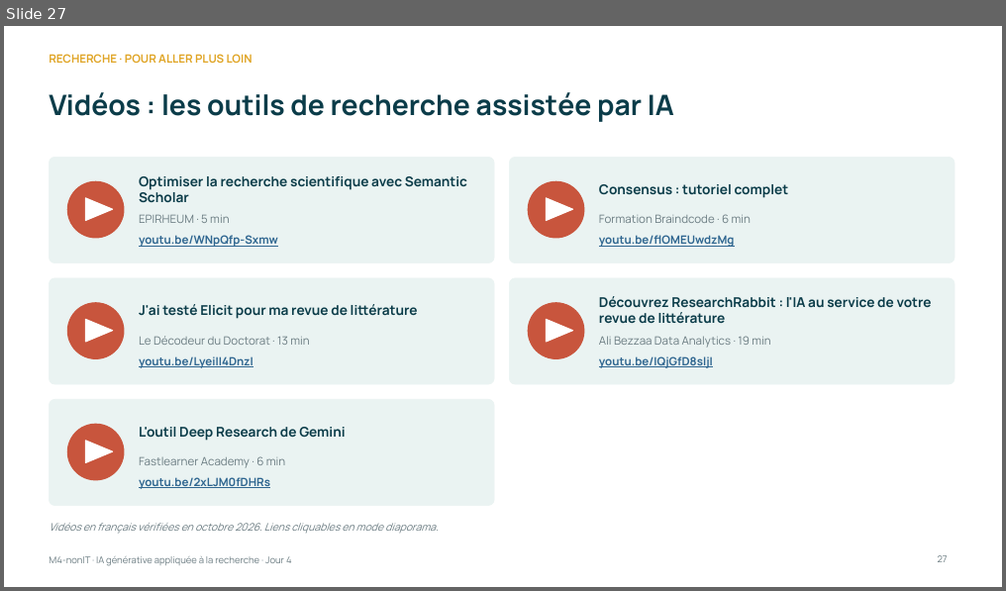
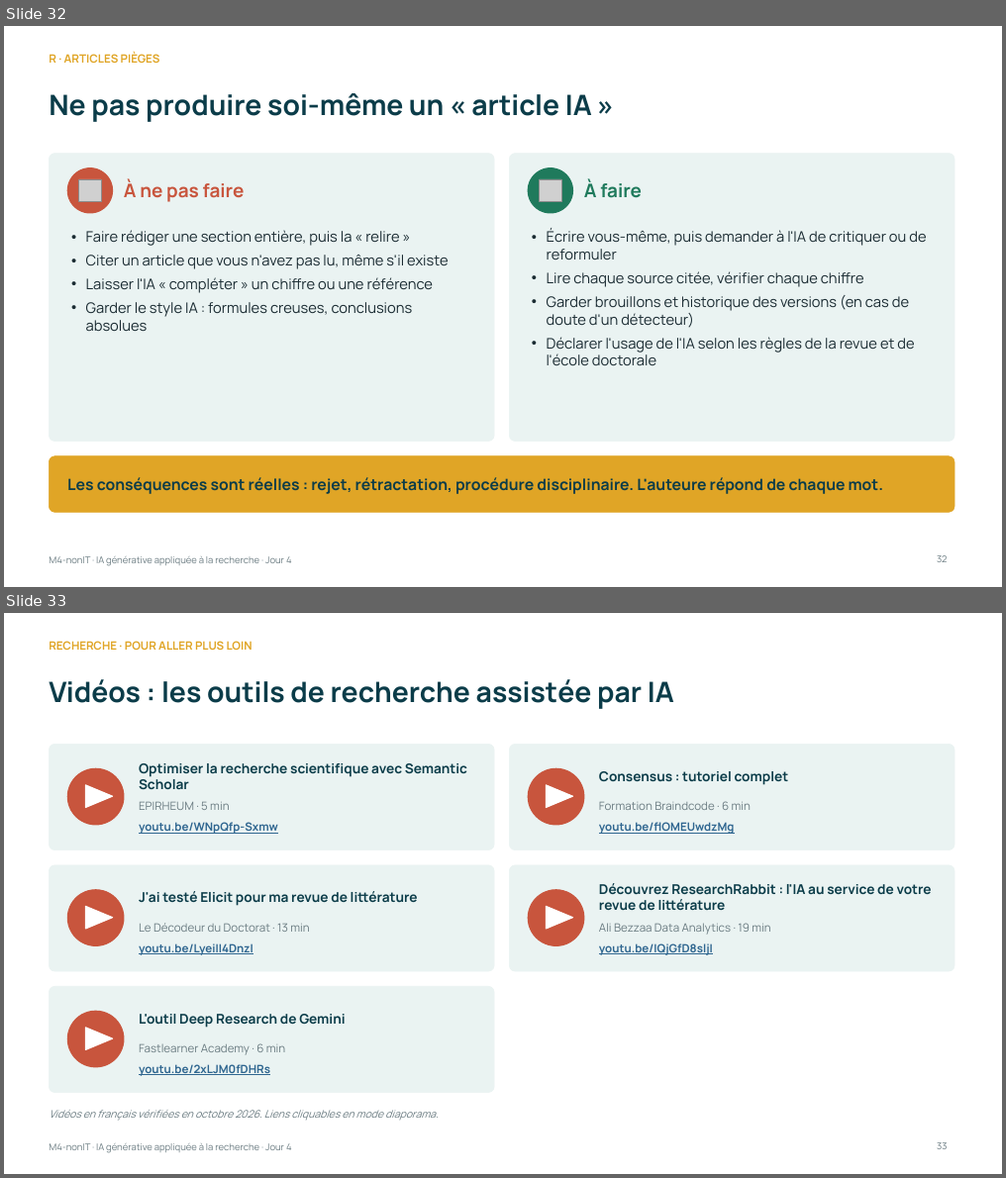
Before and after one commit to Amevi-isi/formation-chercheur-univ, a slide deck: module4_nonIT/M4-nonIT_IA_generative_appliquee.pptx. Shown one above the other, each under a label of ours: slide 27 before the commit, slides 32 and 33 after it. The pictures are 1006x591 and 1006x1178 pixels, drawn with LibreOffice and Linux fonts; fonts in the diff are those of the drawing; grey boxes stand for pictures. Boxes give left, top, right and bottom in pixels: in the first picture for what was removed or moved away, otherwise in the second. Text is boxed around its words. In the diff, an @@ line names an element or a change of style, - is before the commit and + after.

```diff
--- a/module4_nonIT/M4-nonIT_IA_generative_appliquee.pptx
+++ b/module4_nonIT/M4-nonIT_IA_generative_appliquee.pptx
@@ slide 32 added at <box>4,26,1002,587</box>, background #FFFFFF; not listed: 1 template element that a slide beside it also shows @@
@@ text added at <box>49,53,160,63</box>, 11 pt, text #E0A526, bold @@
+R · ARTICLES PIÈGES
@@ title added at <box>49,93,592,122</box>, 27 pt, text #0B3C49, bold @@
+Ne pas produire soi-même un « article IA »
@@ rounded rectangle added at <box>49,154,494,442</box>, fill #EAF3F2, outline #EAF3F2 0.5 pt @@
@@ ellipse added at <box>67,169,113,213</box>, fill #C8553D, outline #C8553D 1 pt @@
@@ rounded rectangle added at <box>509,154,954,442</box>, fill #EAF3F2, outline #EAF3F2 0.5 pt @@
@@ ellipse added at <box>528,169,573,213</box>, fill #1F7A5C, outline #1F7A5C 1 pt @@
@@ picture added at <box>79,179,101,202</box> @@
@@ text added at <box>124,180,245,202</box>, 18 pt, text #C8553D, bold @@
+À ne pas faire
@@ picture added at <box>540,179,561,202</box> @@
@@ text added at <box>584,180,642,198</box>, 18 pt, text #1F7A5C, bold @@
+À faire
@@ text added at <box>86,230,448,331</box>, 14 pt, text #1A2B32 @@
+• Faire rédiger une section entière, puis la « relire »
+• Citer un article que vous n'avez pas lu, même s'il existe
+• Laisser l'IA « compléter » un chiffre ou une référence
+• Garder le style IA : formules creuses, conclusions absolues
@@ text added at <box>547,229,926,366</box>, 14 pt, text #1A2B32 @@
+• Écrire vous-même, puis demander à l'IA de critiquer ou de reformuler
+• Lire chaque source citée, vérifier chaque chiffre
+• Garder brouillons et historique des versions (en cas de doute d'un détecteur)
+• Déclarer l'usage de l'IA selon les règles de la revue et de l'école doctorale
@@ rounded rectangle added at <box>49,457,954,513</box>, fill #E0A526, outline #E0A526 0.5 pt @@
@@ text added at <box>67,477,883,494</box>, 15 pt, text #0B3C49, bold @@
+Les conséquences sont réelles : rejet, rétractation, procédure disciplinaire. L'auteure répond de chaque mot.
@@ page number added at <box>937,556,947,563</box>, 9 pt, text #6B7C82 @@
+32
@@ what was slide 27 is now slide 33 @@
@@ page number at <box>937,1143,946,1150</box>: text changed @@
-27
+33
```
Also in this commit, not shown: 15 slides changed, 6 other slides added, 6 other files.
